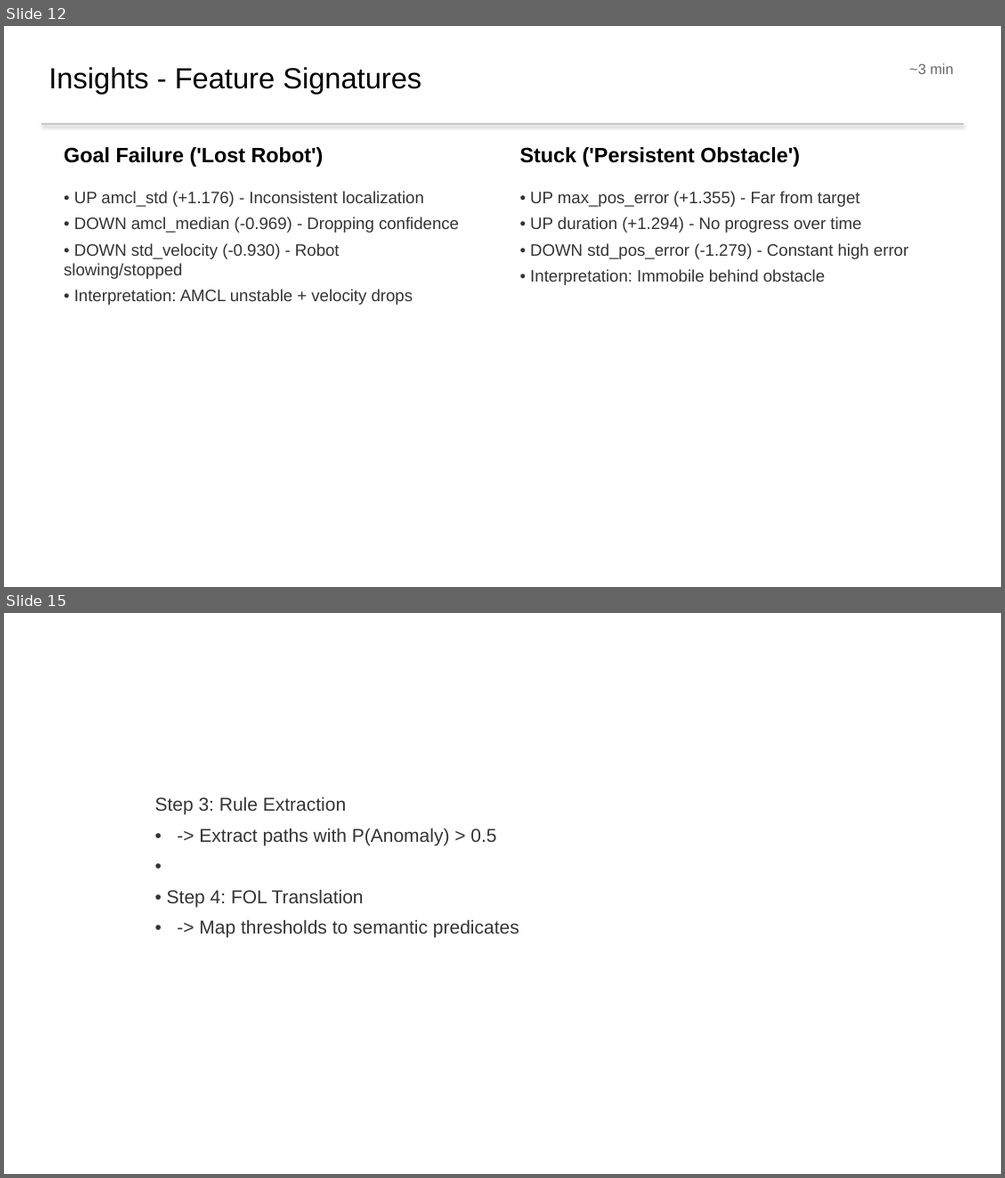
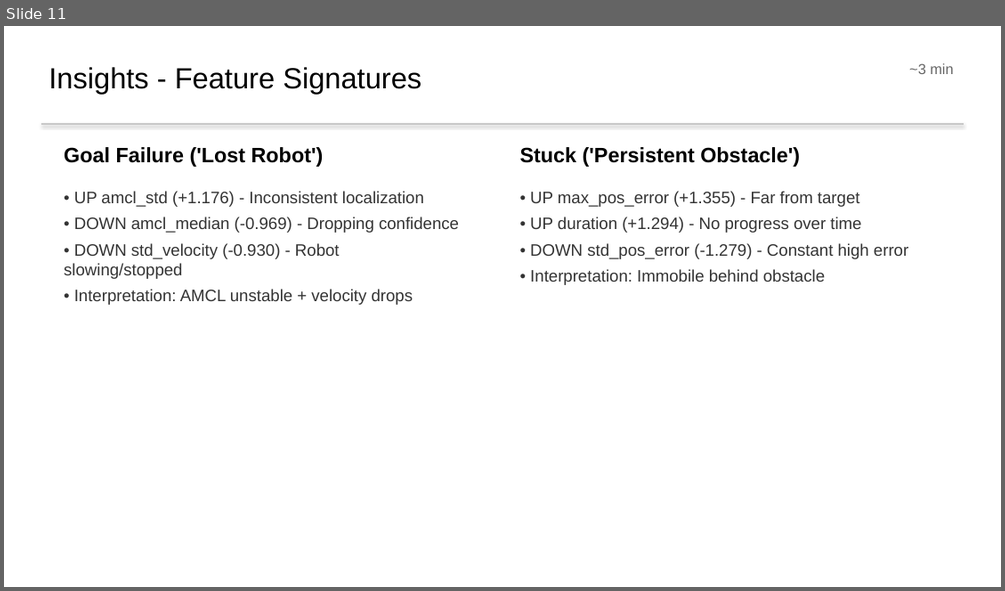
Before and after one commit to nasimpc/Robot-Navigation-Anomaly-Detection-and-Causal-Analysis, a slide deck: assignment3/Team2_Presentation.pptx. Shown one above the other, each under a label of ours: slides 12 and 15 before the commit, slide 11 after it; the slides between them are not shown. The pictures are 1005x1178 and 1005x591 pixels, drawn with LibreOffice and Linux fonts; fonts in the diff are those of the drawing. Boxes give left, top, right and bottom in pixels: in the first picture for what was removed or moved away, otherwise in the second. Text is boxed around its words. In the diff, an @@ line names an element or a change of style, - is before the commit and + after.

```diff
--- a/assignment3/Team2_Presentation.pptx
+++ b/assignment3/Team2_Presentation.pptx
@@ slide 15 removed at (x1=4, y1=613, x2=1001, y2=1174), background #FFFFFF @@
@@ text removed at (x1=155, y1=796, x2=519, y2=938) @@
-Step 3: Rule Extraction
-• -> Extract paths with P(Anomaly) > 0.5
-•
-• Step 4: FOL Translation
-• -> Map thresholds to semantic predicates
@@ what was slide 12 is now slide 11 @@
```
Also in this commit, not shown: 3 slides changed, 2 slides added, 2 other slides removed.
